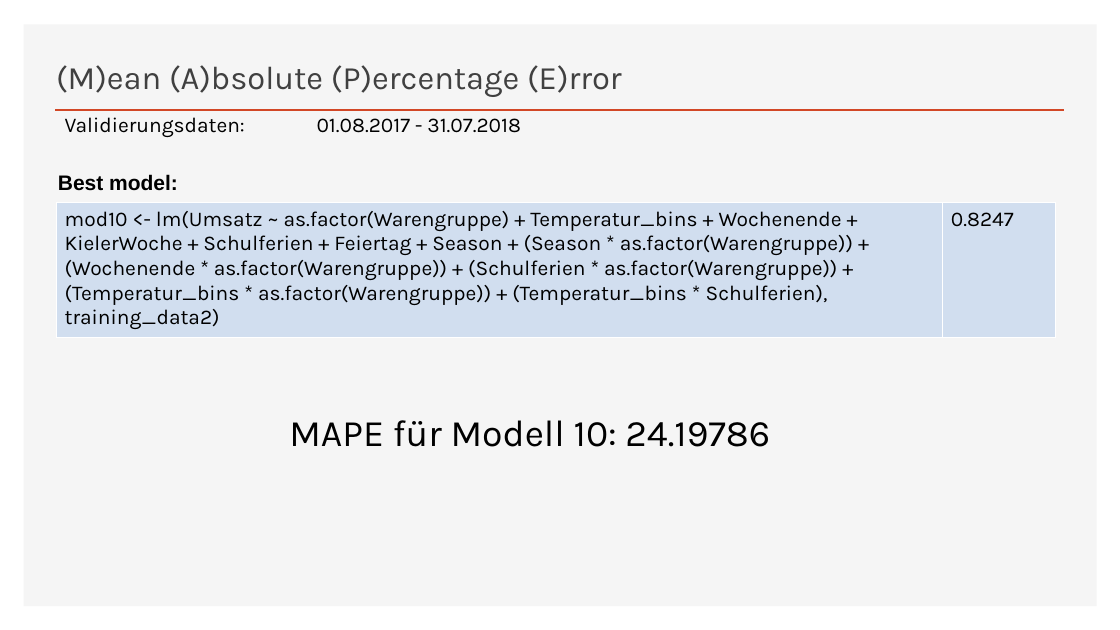
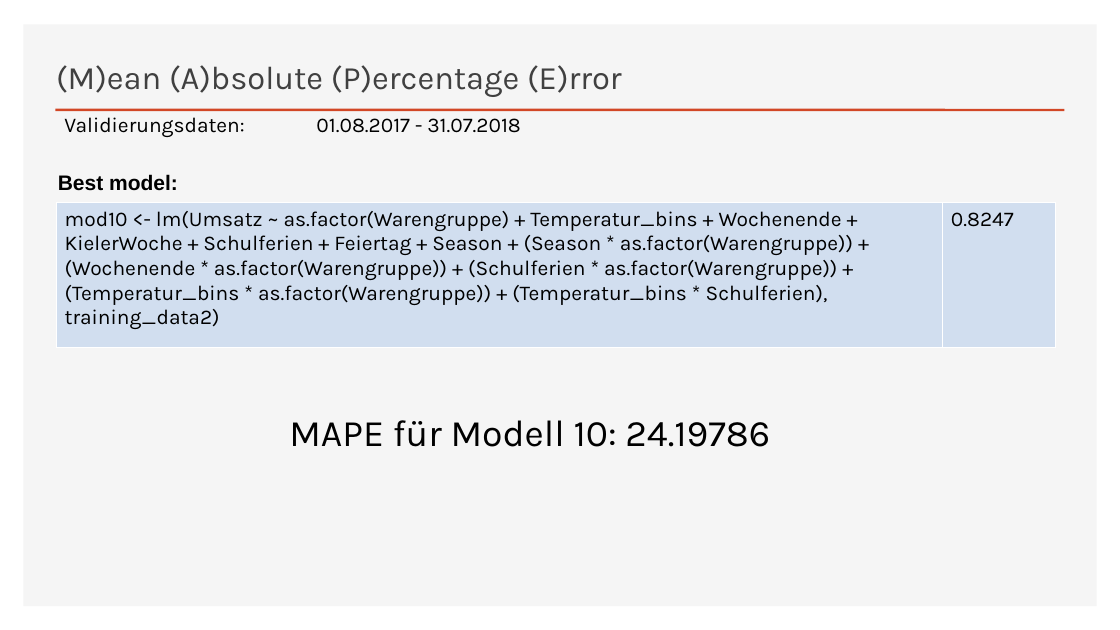
Before and after one commit to annapuu/gruppe3, a slide deck: slide 7 of 4_Presentation/Präsentation_final.pptx. Drawn at 1120x630 pixels with LibreOffice and Linux fonts; fonts in the diff are those of the drawing. Boxes give left, top, right and bottom in pixels: in the first picture for what was removed or moved away, otherwise in the second. Text is boxed around its words. In the diff, an @@ line names an element or a change of style, - is before the commit and + after.

```diff
--- a/4_Presentation/Präsentation_final.pptx
+++ b/4_Presentation/Präsentation_final.pptx
@@ table resized from (x1=56, y1=202, x2=1055, y2=333) to (x1=56, y1=202, x2=1055, y2=347) @@
```
Also in this commit, not shown: 3 other slides changed.
